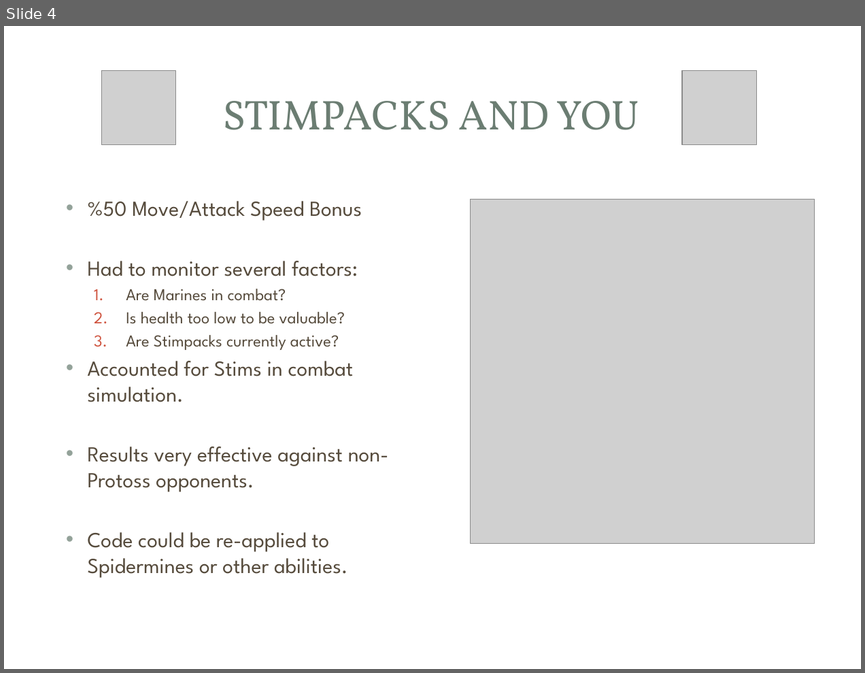
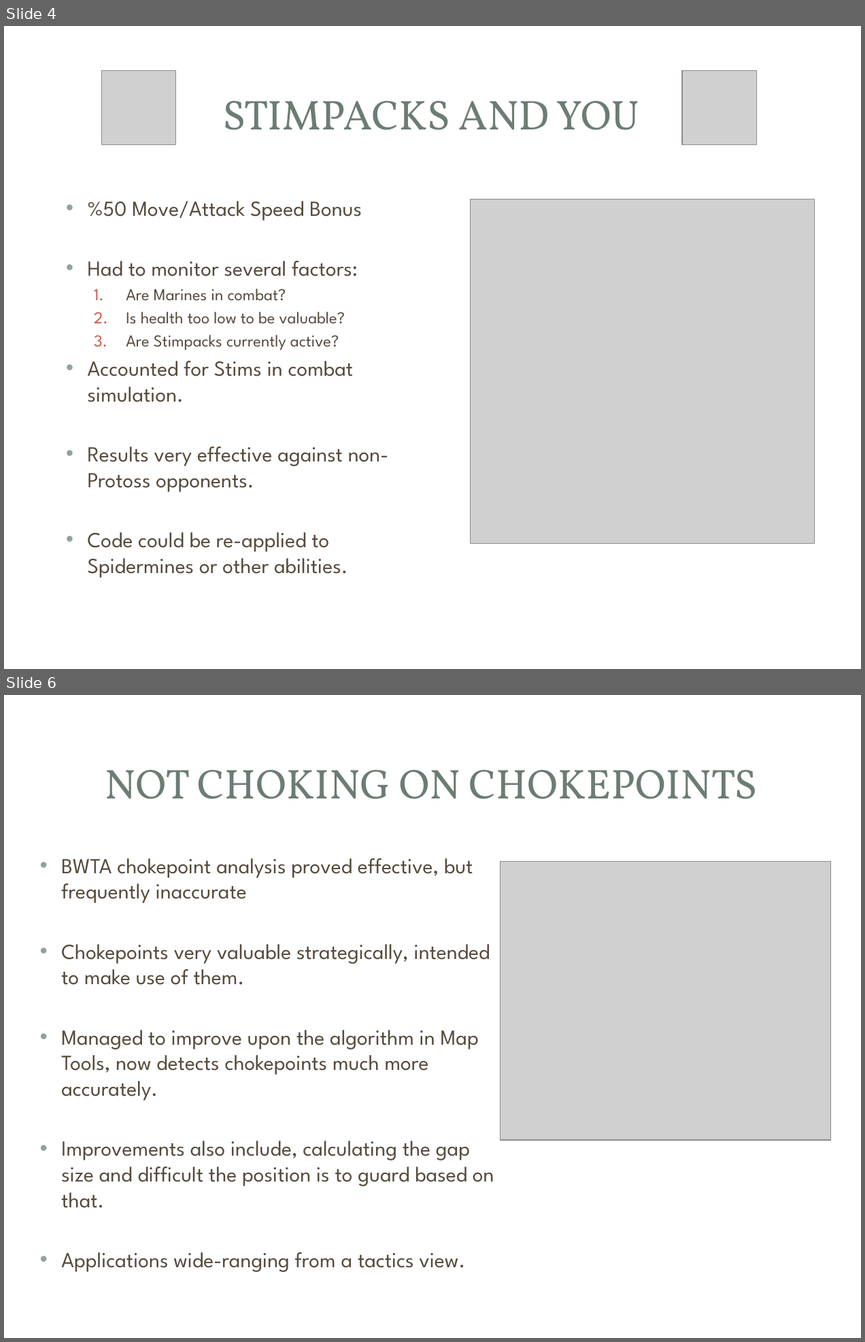
Before and after one commit to mkarpoff/CattleBruiser, a slide deck: Documents/Presentation Slides.pptx. Shown one above the other, each under a label of ours: slide 4 before the commit, slides 4 and 6 after it; the slides between them are not shown. The pictures are 865x673 and 865x1342 pixels, drawn with LibreOffice and Linux fonts; fonts in the diff are those of the drawing; grey boxes stand for pictures; background and template pictures are left out. Boxes give left, top, right and bottom in pixels: in the first picture for what was removed or moved away, otherwise in the second. Text is boxed around its words. In the diff, an @@ line names an element or a change of style, - is before the commit and + after.

```diff
--- a/Documents/Presentation Slides.pptx
+++ b/Documents/Presentation Slides.pptx
@@ slide 6 added at bbox=[4, 695, 861, 1338], background picture (left out); not listed: 3 template elements that a slide beside it also shows @@
@@ title added at bbox=[105, 770, 757, 799], 35 pt, text #6B7D72 @@
+NOT CHOKING ON CHOKEPOINTS
@@ text added at bbox=[61, 858, 494, 1272], 18 pt, text #564B3C @@
+• BWTA chokepoint analysis proved effective, but frequently inaccurate
+• Chokepoints very valuable strategically, intended to make use of them.
+• Managed to improve upon the algorithm in Map Tools, now detects chokepoints much more accurately.
+• Improvements also include, calculating the gap size and difficult the position is to guard based on that.
+• Applications wide-ranging from a tactics view.
@@ picture added at bbox=[500, 861, 831, 1140] @@
```
Also in this commit, not shown: 1 slide changed, 1 slide removed.
